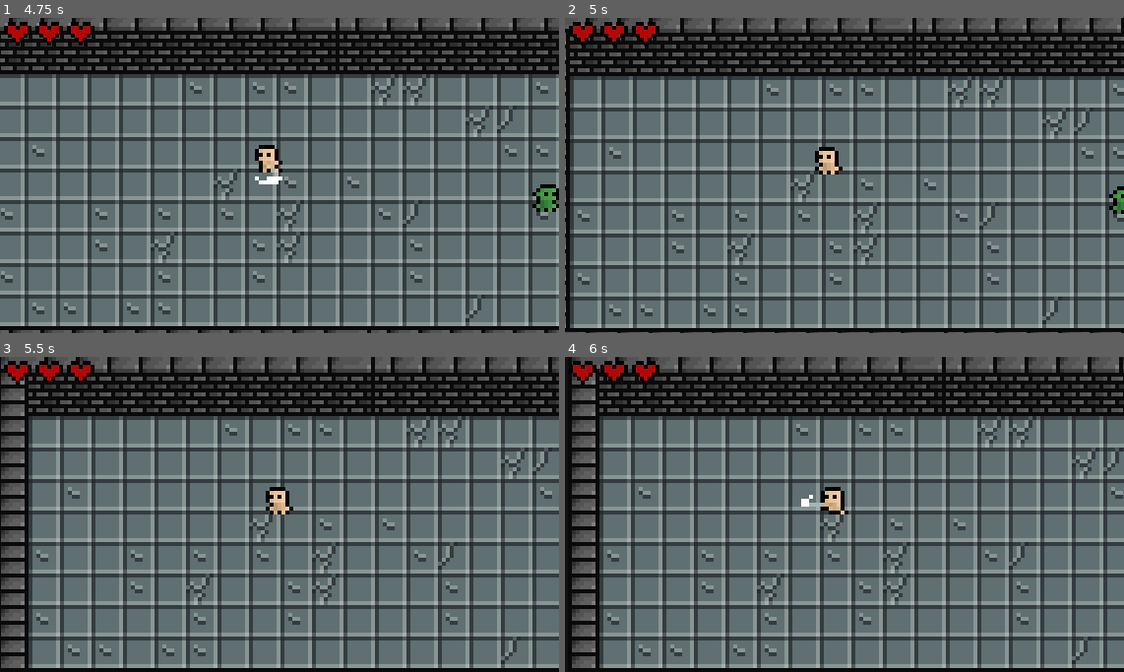
Above: before the commit, frames 1-4 (two rows, left to right).
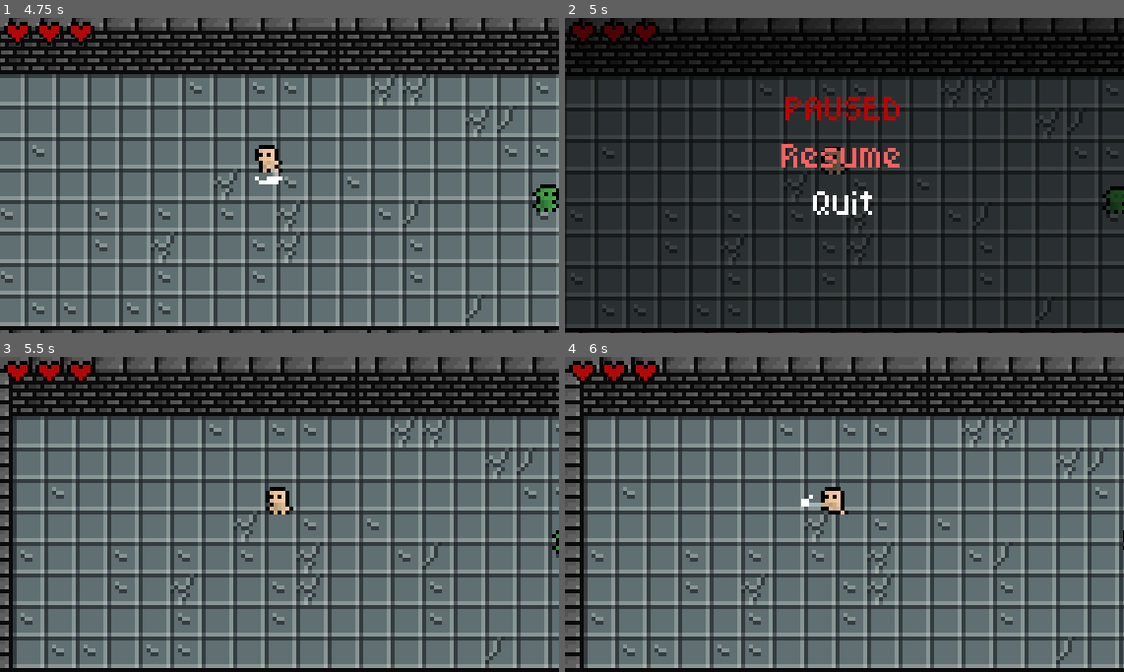
Above: after the commit, the same moments.

Repository: mai-soup/madness-of-warblade
Game: Godot game, scene res://UI/MainMenu.tscn
Two runs of this game, one before a commit and one after it. Both use one fixed random seed, a clock stepped at 60 frames per second and the inputs below.
Inputs (mouse positions are in pixels of both pictures, inside the frame that each line leads up to):
- Up to frame 1 (4.75 s): click "Start" at 0.5 s; tap Enter at 1.25 s; hold D (move_right) 1.28-2.03 s; tap Space (attack) every 0.75 s from 1.35 to 4.35 s; hold S (move_down) 2.03-2.78 s; hold D (move_right) 2.78-3.53 s; hold W (move_up) 3.53-4.28 s; hold A (move_left) from 4.28 s (still down)
- Up to frame 2 (5 s): keep holding A (move_left); tap Escape (toggle_pause, bound only after the commit) at 4.9 s
- Up to frame 3 (5.5 s): release A (move_left) at 5 s; click (279, 498) at 5 s, where only the run after the commit has a clickable "Resume"
- Up to frame 4 (6 s): hold A (move_left) from 5.78 s (still down); tap Space (attack) at 5.85 s

Frame 1 is identical in both runs. In frame 2, 78% of the frame differs, in the area x 0-100%, y 0-100%; in frame 3, 42%; in frame 4, 43%.

Commit message:
simple pause menu

Diff:
--- /dev/null
+++ b/UI/PauseMenu.gd
@@ -0,0 +1,19 @@
+extends Control
+
+func _input(event: InputEvent) -> void:
+	if event.is_action_pressed("toggle_pause"):
+		toggle_pause_state()
+
+func _on_ResumeButton_pressed() -> void:
+	toggle_pause_state()
+
+func toggle_pause_state() -> void:
+	var new_state = !get_tree().paused
+	if new_state:
+		$VBoxContainer/ResumeButton.grab_focus()
+	get_tree().paused = new_state
+	visible = new_state
+
+func _on_QuitButton_pressed() -> void:
+	get_tree().change_scene("res://UI/MainMenu.tscn")
+	toggle_pause_state()
--- a/World.tscn
+++ b/World.tscn
@@ -7,6 +7,8 @@
 [ext_resource path="res://Enemies/Orc.tscn" type="PackedScene" id=5]
 [ext_resource path="res://UI/HealthUI.tscn" type="PackedScene" id=6]
 [ext_resource path="res://_Assets/SFX/17_orc_atk_sword_1.wav" type="AudioStream" id=7]
+[ext_resource path="res://UI/PauseMenu.gd" type="Script" id=8]
+[ext_resource path="res://UI/MainMenuTheme.tres" type="Theme" id=9]
 
 [sub_resource type="NavigationPolygon" id=50]
 vertices = PoolVector2Array( 8, 8, 0, 8, 0, 0, 8, 0 )
@@ -1774,6 +1776,57 @@
 
 [node name="HealthUI" parent="HUD" instance=ExtResource( 6 )]
 
+[node name="PauseLayer" type="CanvasLayer" parent="."]
+
+[node name="PauseMenu" type="Control" parent="PauseLayer"]
+pause_mode = 2
+visible = false
+anchor_right = 1.0
+anchor_bottom = 1.0
+size_flags_horizontal = 3
+script = ExtResource( 8 )
+
+[node name="BgOverlay" type="ColorRect" parent="PauseLayer/PauseMenu"]
+anchor_right = 1.0
+anchor_bottom = 1.0
+color = Color( 0, 0, 0, 0.564706 )
+
+[node name="VBoxContainer" type="VBoxContainer" parent="PauseLayer/PauseMenu"]
+anchor_left = 0.5
+anchor_top = 0.5
+anchor_right = 0.5
+anchor_bottom = 0.5
+margin_left = -20.0
+margin_top = -20.0
+margin_right = 20.0
+margin_bottom = 20.0
+theme = ExtResource( 9 )
+
+[node name="Label" type="Label" parent="PauseLayer/PauseMenu/VBoxContainer"]
+margin_right = 40.0
+margin_bottom = 8.0
+input_pass_on_modal_close_click = false
+custom_colors/font_color = Color( 0.74902, 0, 0, 1 )
+text = "PAUSED"
+align = 1
+
+[node name="ResumeButton" type="Button" parent="PauseLayer/PauseMenu/VBoxContainer"]
+margin_top = 12.0
+margin_right = 40.0
+margin_bottom = 20.0
+focus_neighbour_top = NodePath("../QuitButton")
+text = "Resume"
+
+[node name="QuitButton" type="Button" parent="PauseLayer/PauseMenu/VBoxContainer"]
+margin_top = 24.0
+margin_right = 40.0
+margin_bottom = 32.0
+focus_neighbour_bottom = NodePath("../ResumeButton")
+text = "Quit"
+
+[connection signal="pressed" from="PauseLayer/PauseMenu/VBoxContainer/ResumeButton" to="PauseLayer/PauseMenu" method="_on_ResumeButton_pressed"]
+[connection signal="pressed" from="PauseLayer/PauseMenu/VBoxContainer/QuitButton" to="PauseLayer/PauseMenu" method="_on_QuitButton_pressed"]
+
 [editable path="YSort/Navigation2D/Orcs/Orc"]
 [editable path="YSort/Navigation2D/Orcs/Orc/Hurtbox"]
 [editable path="YSort/Navigation2D/Orcs/Orc/Hitbox"]
--- a/project.godot
+++ b/project.godot
@@ -109,6 +109,12 @@
 "events": [ Object(InputEventKey,"resource_local_to_scene":false,"resource_name":"","device":0,"alt":false,"shift":false,"control":false,"meta":false,"command":false,"pressed":false,"scancode":32,"physical_scancode":0,"unicode":0,"echo":false,"script":null)
  ]
 }
+toggle_pause={
+"deadzone": 0.5,
+"events": [ Object(InputEventKey,"resource_local_to_scene":false,"resource_name":"","device":0,"alt":false,"shift":false,"control":false,"meta":false,"command":false,"pressed":false,"scancode":16777217,"physical_scancode":0,"unicode":0,"echo":false,"script":null)
+, Object(InputEventKey,"resource_local_to_scene":false,"resource_name":"","device":0,"alt":false,"shift":false,"control":false,"meta":false,"command":false,"pressed":false,"scancode":80,"physical_scancode":0,"unicode":0,"echo":false,"script":null)
+ ]
+}
 
 [layer_names]
 
Not shown: 1 places in World.tscn that only renumber resources
